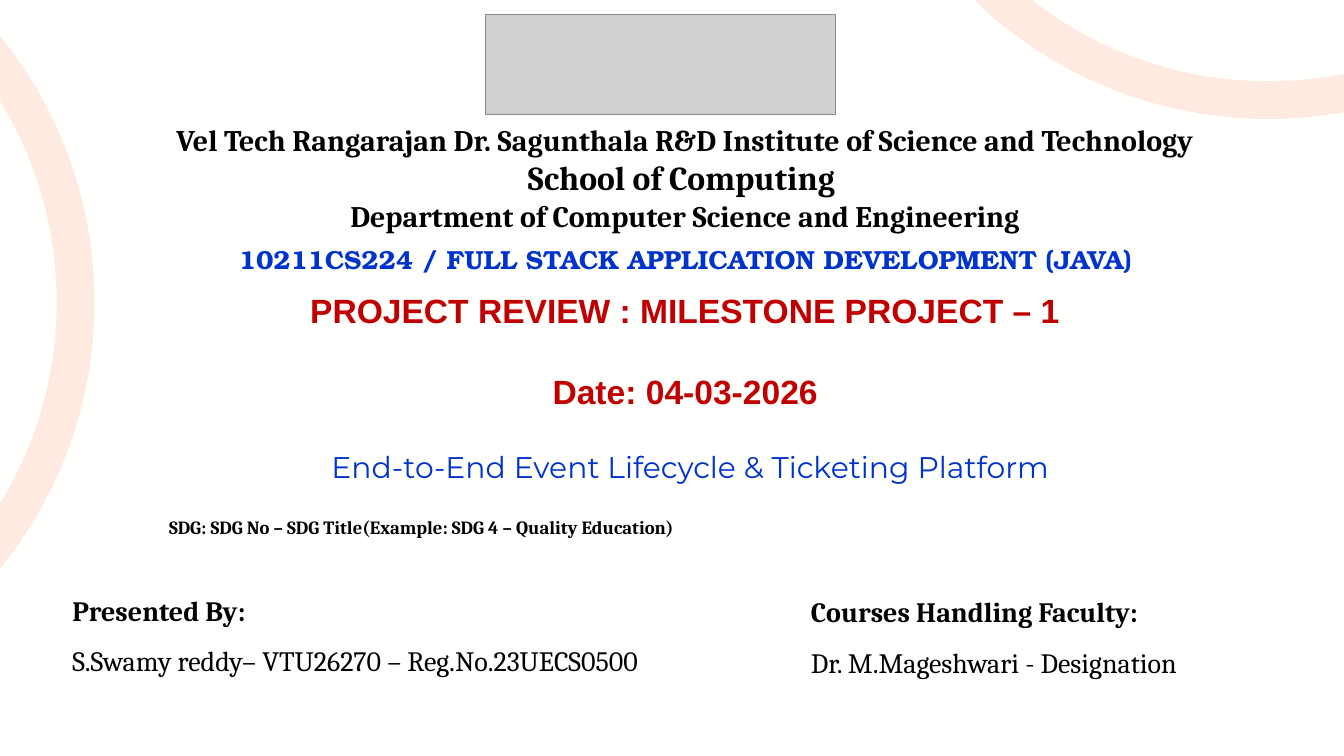
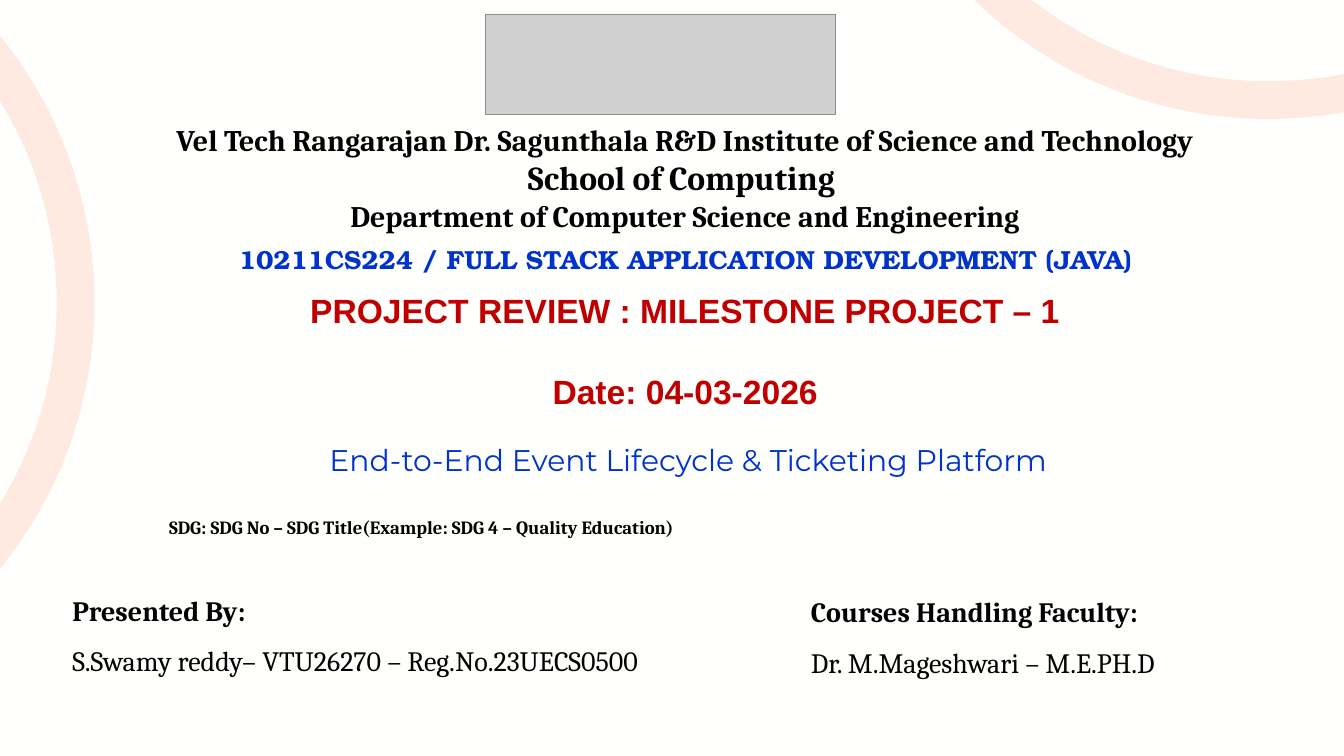
Before and after one commit to vtu26270/FULL-STACK-DEVELOPMENT, a slide deck: slide 1 of 26270 REVIEW 1 PPT.pptx. Drawn at 1344x756 pixels with LibreOffice and Linux fonts; fonts in the diff are those of the drawing; grey boxes stand for pictures. Boxes give left, top, right and bottom in pixels: in the first picture for what was removed or moved away, otherwise in the second. Text is boxed around its words. In the diff, an @@ line names an element or a change of style, - is before the commit and + after.

```diff
--- a/26270 REVIEW 1 PPT.pptx
+++ b/26270 REVIEW 1 PPT.pptx
@@ text "End-to-End Event Lifecycle & Ticketing ...": place and size @@
-text "End-to-End Event Lifecycle & Ticketing ..." at (331, 455, 1049, 484)
+text "End-to-End Event Lifecycle & Ticketing ..." at (329, 448, 1047, 477)
@@ text at (811, 653, 1154, 679): text changed @@
-Dr. M.Mageshwari - Designation
+Dr. M.Mageshwari – M.E.PH.D
```
Also in this commit, not shown: 2 other slides changed.
